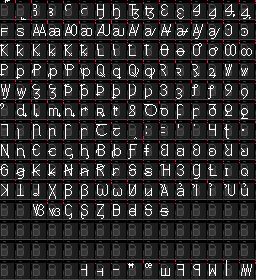
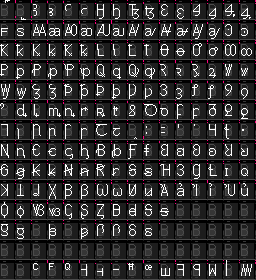
Two versions of the same layered image (256x280). Layer-by-layer changes:
painted on "Metadata" over (15, 200, 160, 263)
painted on "Glyphs" over (1, 202, 152, 270)
